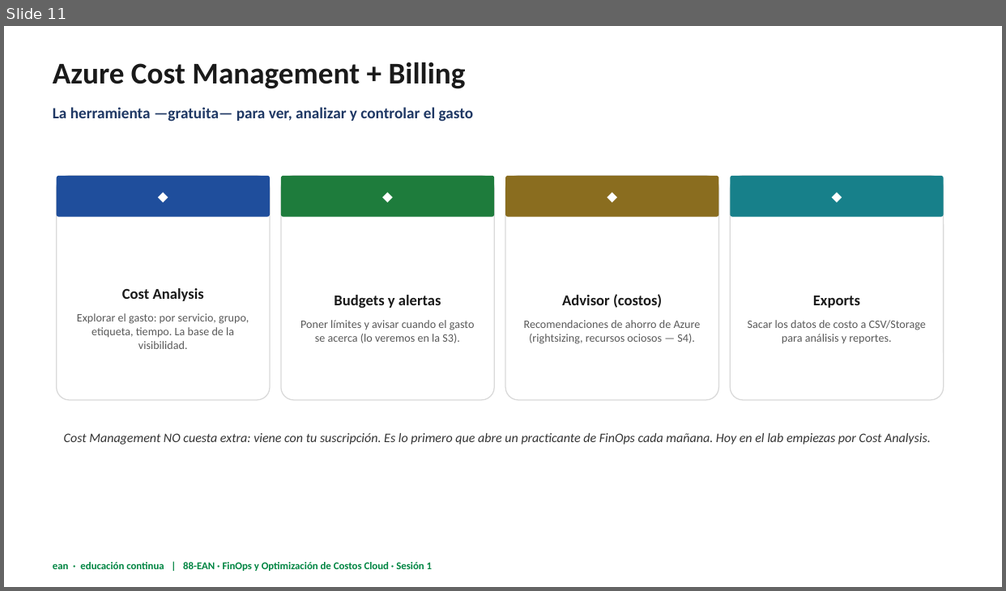
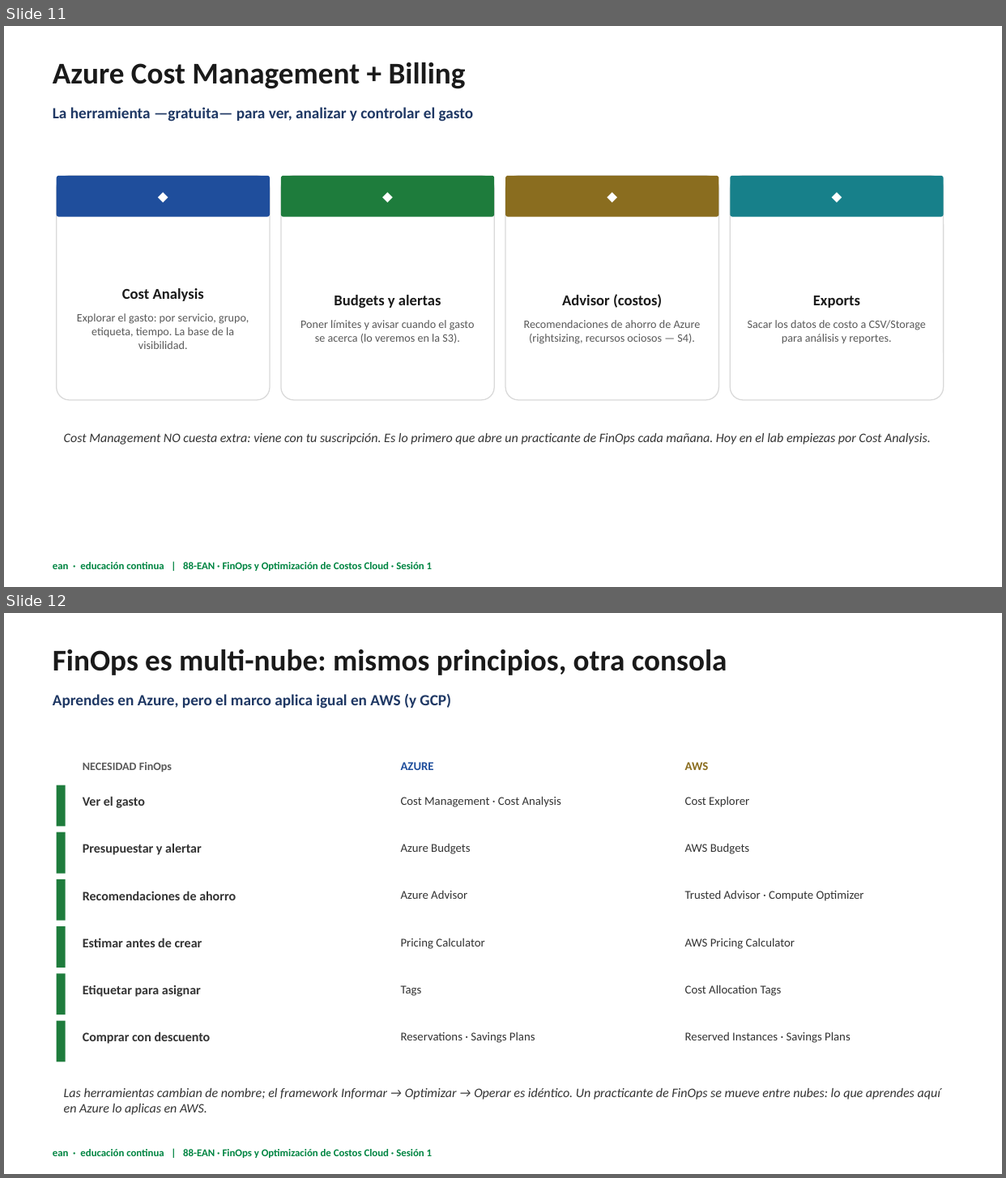
Before and after one commit to Hackwy402/Finos-ean, a slide deck: 01-fundamentos-finops/diapositivas/88-EAN_S01_Teoria_Fundamentos-FinOps.pptx. Shown one above the other, each under a label of ours: slide 11 before the commit, slides 11 and 12 after it. The pictures are 1006x591 and 1006x1178 pixels, drawn with LibreOffice and Linux fonts; fonts in the diff are those of the drawing. Boxes give left, top, right and bottom in pixels: in the first picture for what was removed or moved away, otherwise in the second. Text is boxed around its words. In the diff, an @@ line names an element or a change of style, - is before the commit and + after.

Commit message:
Sesion 1: deck con casos de uso multi-nube (Azure y AWS), diagramas de flujo e imagenes
Anade lamina de equivalencias FinOps Azure <-> AWS y dos casos de uso con diagrama
de flujo e imagen: el recurso olvidado (zombie) y la sorpresa del egress. 17 laminas.

```diff
--- a/01-fundamentos-finops/diapositivas/88-EAN_S01_Teoria_Fundamentos-FinOps.pptx
+++ b/01-fundamentos-finops/diapositivas/88-EAN_S01_Teoria_Fundamentos-FinOps.pptx
@@ slide 12 added at box(4, 613, 1002, 1174), background #FFFFFF @@
@@ text added at box(53, 649, 727, 675), 29 pt, text #1A1A1A, bold @@
+FinOps es multi-nube: mismos principios, otra consola
@@ text added at box(53, 694, 451, 709), 15 pt, text #1F3864, bold @@
+Aprendes en Azure, pero el marco aplica igual en AWS (y GCP)
@@ text added at box(83, 762, 172, 772), 11 pt, text #595959, bold @@
+NECESIDAD FinOps
@@ text added at box(401, 762, 434, 770), 11.5 pt, text #1F4E9C, bold @@
+AZURE
@@ text added at box(685, 762, 709, 770), 11.5 pt, text #8A6D1F, bold @@
+AWS
@@ rectangle added at box(57, 786, 66, 826), fill #1E7C3C @@
@@ text added at box(83, 796, 144, 808), 12.5 pt, text #333333, bold @@
+Ver el gasto
@@ text added at box(401, 796, 561, 807), 11.5 pt, text #333333 @@
+Cost Management · Cost Analysis
@@ text added at box(685, 796, 749, 807), 11.5 pt, text #333333 @@
+Cost Explorer
@@ rectangle added at box(57, 833, 66, 874), fill #1E7C3C @@
@@ text added at box(83, 843, 202, 855), 12.5 pt, text #333333, bold @@
+Presupuestar y alertar
@@ text added at box(401, 844, 470, 854), 11.5 pt, text #333333 @@
+Azure Budgets
@@ text added at box(685, 843, 749, 854), 11.5 pt, text #333333 @@
+AWS Budgets
@@ rectangle added at box(57, 879, 66, 921), fill #1E7C3C @@
@@ text added at box(83, 891, 236, 901), 12.5 pt, text #333333, bold @@
+Recomendaciones de ahorro
@@ text added at box(401, 890, 467, 899), 11.5 pt, text #333333 @@
+Azure Advisor
@@ text added at box(685, 890, 864, 901), 11.5 pt, text #333333 @@
+Trusted Advisor · Compute Optimizer
@@ rectangle added at box(57, 926, 66, 968), fill #1E7C3C @@
@@ text added at box(83, 938, 202, 948), 12.5 pt, text #333333, bold @@
+Estimar antes de crear
@@ text added at box(401, 938, 484, 949), 11.5 pt, text #333333 @@
+Pricing Calculator
@@ text added at box(685, 938, 795, 949), 11.5 pt, text #333333 @@
+AWS Pricing Calculator
@@ rectangle added at box(57, 973, 66, 1015), fill #1E7C3C @@
@@ text added at box(83, 985, 201, 997), 12.5 pt, text #333333, bold @@
+Etiquetar para asignar
@@ text added at box(401, 986, 422, 996), 11.5 pt, text #333333 @@
+Tags
@@ text added at box(685, 985, 782, 996), 11.5 pt, text #333333 @@
+Cost Allocation Tags
@@ rectangle added at box(57, 1021, 66, 1063), fill #1E7C3C @@
@@ text added at box(83, 1032, 211, 1044), 12.5 pt, text #333333, bold @@
+Comprar con descuento
@@ text added at box(401, 1032, 535, 1043), 11.5 pt, text #333333 @@
+Reservations · Savings Plans
@@ text added at box(685, 1032, 850, 1043), 11.5 pt, text #333333 @@
+Reserved Instances · Savings Plans
@@ text added at box(64, 1088, 940, 1115), 12.5 pt, text #333333, italic @@
+Las herramientas cambian de nombre; el framework Informar → Optimizar → Operar es idéntico. Un practicante de FinOps se mueve entre nubes: lo que aprendes aquí en Azure lo aplicas en AWS.
@@ text added at box(53, 1149, 432, 1158), 10 pt, text #008542, bold @@
+ean · educación continua | 88-EAN · FinOps y Optimización de Costos Cloud · Sesión 1
```
Also in this commit, not shown: 2 other slides added, 1 other file.
